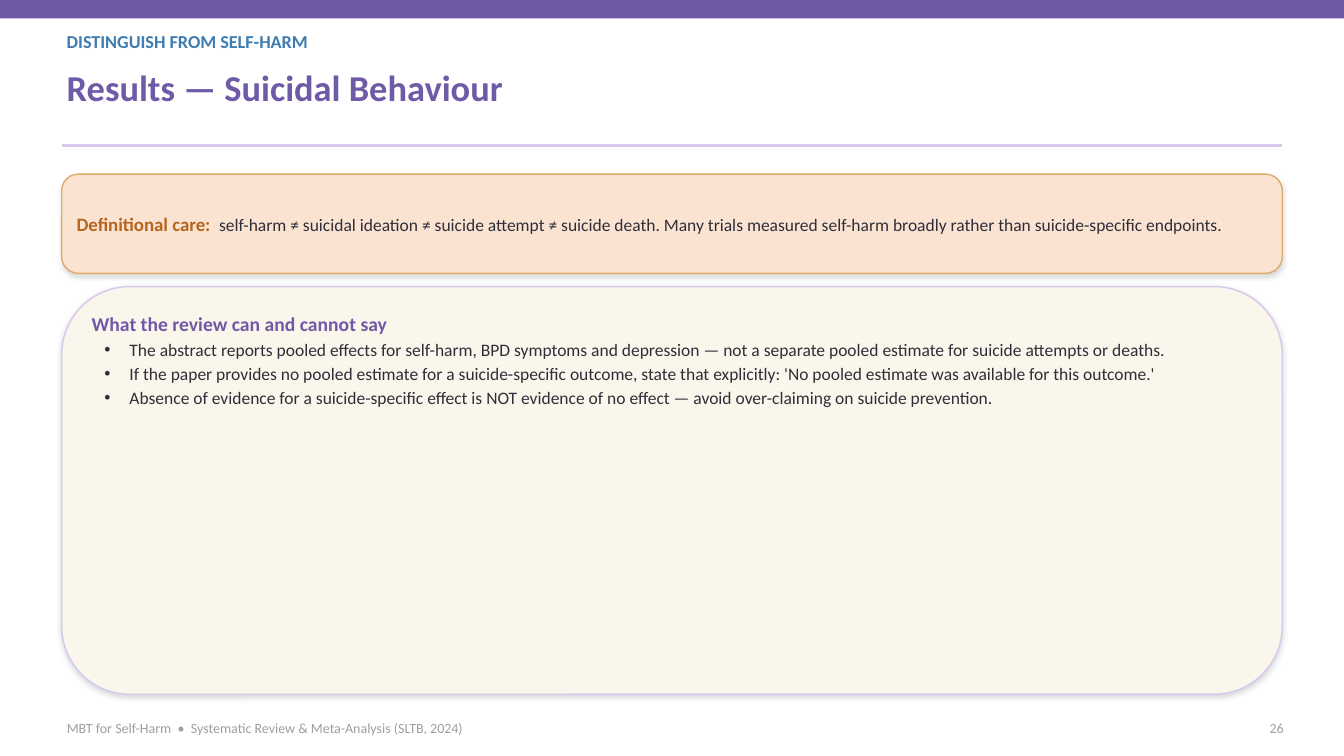
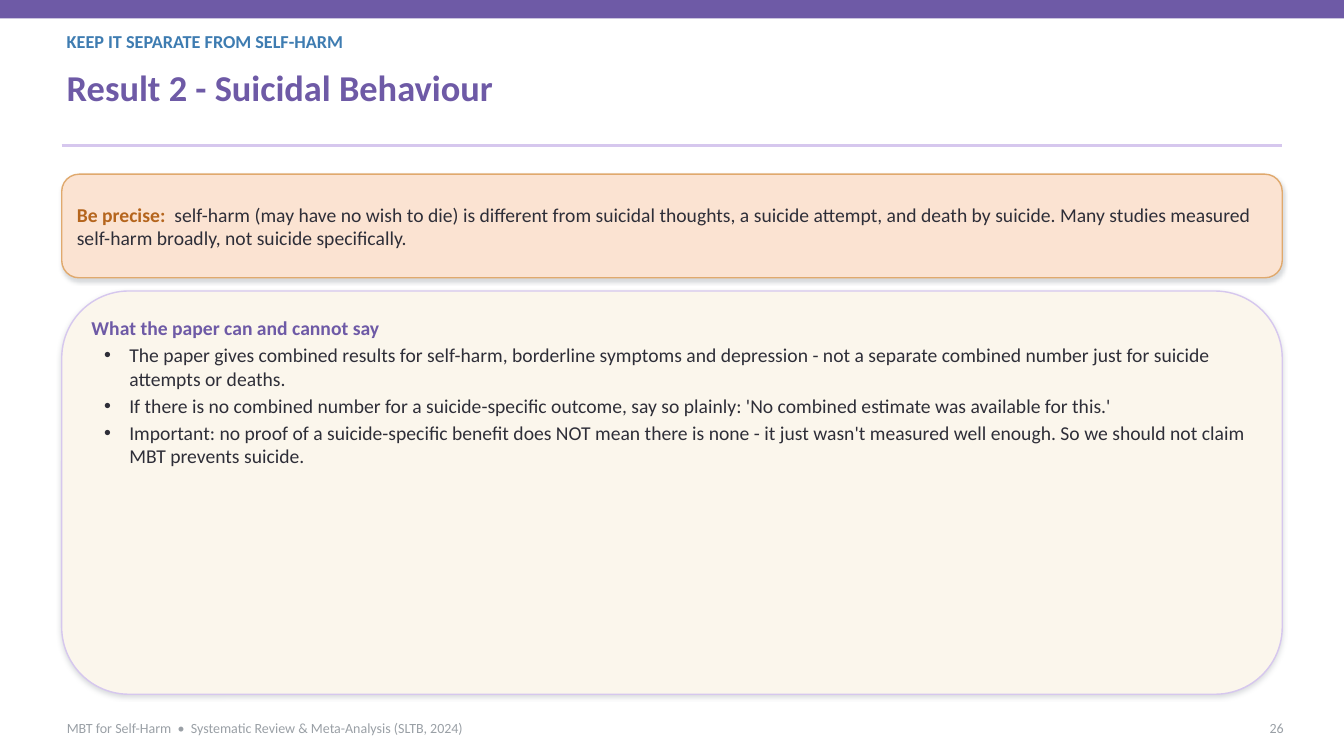
Before and after one commit to tejasdangodra786-byte/Dango-kiro, a slide deck: slide 26 of Journal_Club_MBT_SelfHarm.pptx. Drawn at 1344x756 pixels with LibreOffice and Linux fonts; fonts in the diff are those of the drawing. Boxes give left, top, right and bottom in pixels: in the first picture for what was removed or moved away, otherwise in the second. Text is boxed around its words. In the diff, an @@ line names an element or a change of style, - is before the commit and + after.

Commit message:
Revise deck: 14pt body text, simpler language with plain meanings in brackets, and plain-language captions under every graph
- Sub-topic/body text set to 14pt (headings unchanged)
- Difficult terms explained in brackets (e.g., mentalizing = 'reading minds')
- Every chart/diagram now has a 'What this shows' caption in simple language
- Content reorganized for clearer, more detailed flow; verified effect sizes retained (g=-0.82 self-harm, -1.08 BPD, -1.10 depression)

```diff
--- a/Journal_Club_MBT_SelfHarm.pptx
+++ b/Journal_Club_MBT_SelfHarm.pptx
@@ text at box(67, 36, 343, 48): text changed @@
-DISTINGUISH FROM SELF-HARM
+KEEP IT SEPARATE FROM SELF-HARM
@@ text at box(67, 75, 493, 102): text changed @@
-Results — Suicidal Behaviour
+Result 2 - Suicidal Behaviour
@@ rounded rectangle "Be precise: self-harm (may have ...": place and size @@
-rounded rectangle "Be precise: self-harm (may have ..." at box(62, 174, 1282, 273)
+rounded rectangle "Be precise: self-harm (may have ..." at box(62, 174, 1282, 278)
@@ text in rounded rectangle at box(77, 208, 1249, 248): text changed; size 12.5 to 14 pt @@
-Definitional care: self-harm ≠ suicidal ideation ≠ suicide attempt ≠ suicide death. Many trials measured self-harm broadly rather than suicide-specific endpoints.
+Be precise: self-harm (may have no wish to die) is different from suicidal thoughts, a suicide attempt, and death by suicide. Many studies measured self-harm broadly, not suicide specifically.
@@ rounded rectangle "What the paper can and ...": place and size @@
-rounded rectangle "What the paper can and ..." at box(62, 286, 1282, 694)
+rounded rectangle "What the paper can and ..." at box(62, 291, 1282, 695)
@@ text in rounded rectangle at box(91, 321, 1244, 466): text changed; size 12.5 to 14 pt @@
-What the review can and cannot say
-• The abstract reports pooled effects for self-harm, BPD symptoms and depression — not a separate pooled estimate for suicide attempts or deaths.
-• If the paper provides no pooled estimate for a suicide-specific outcome, state that explicitly: 'No pooled estimate was available for this outcome.'
-• Absence of evidence for a suicide-specific effect is NOT evidence of no effect — avoid over-claiming on suicide prevention.
+What the paper can and cannot say
+• The paper gives combined results for self-harm, borderline symptoms and depression - not a separate combined number just for suicide attempts or deaths.
+• If there is no combined number for a suicide-specific outcome, say so plainly: 'No combined estimate was available for this.'
+• Important: no proof of a suicide-specific benefit does NOT mean there is none - it just wasn't measured well enough. So we should not claim MBT prevents suicide.
```
Also in this commit, not shown: 39 other slides changed, 3 slides added, 3 slides removed, 1 other file.
